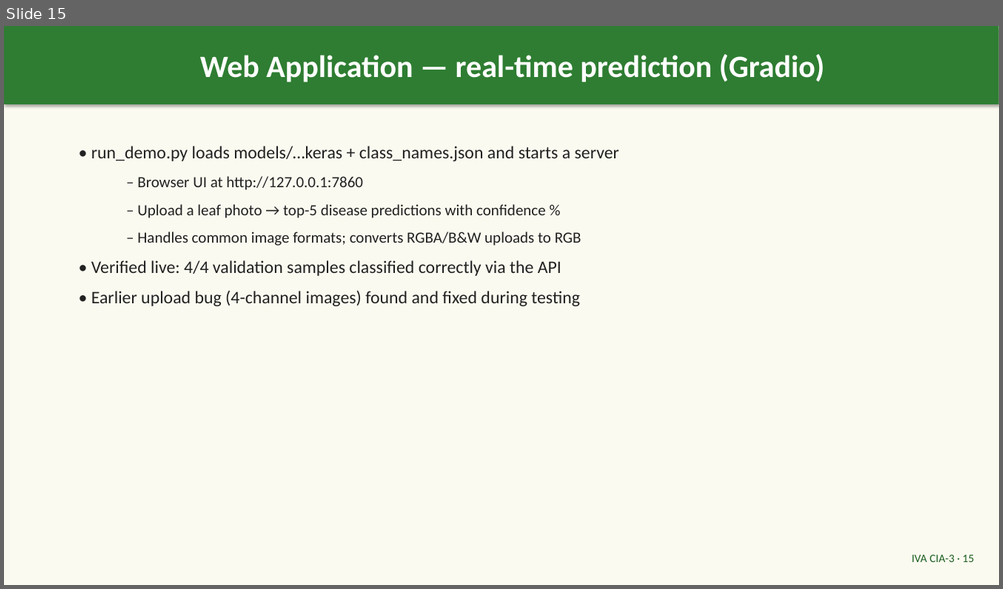
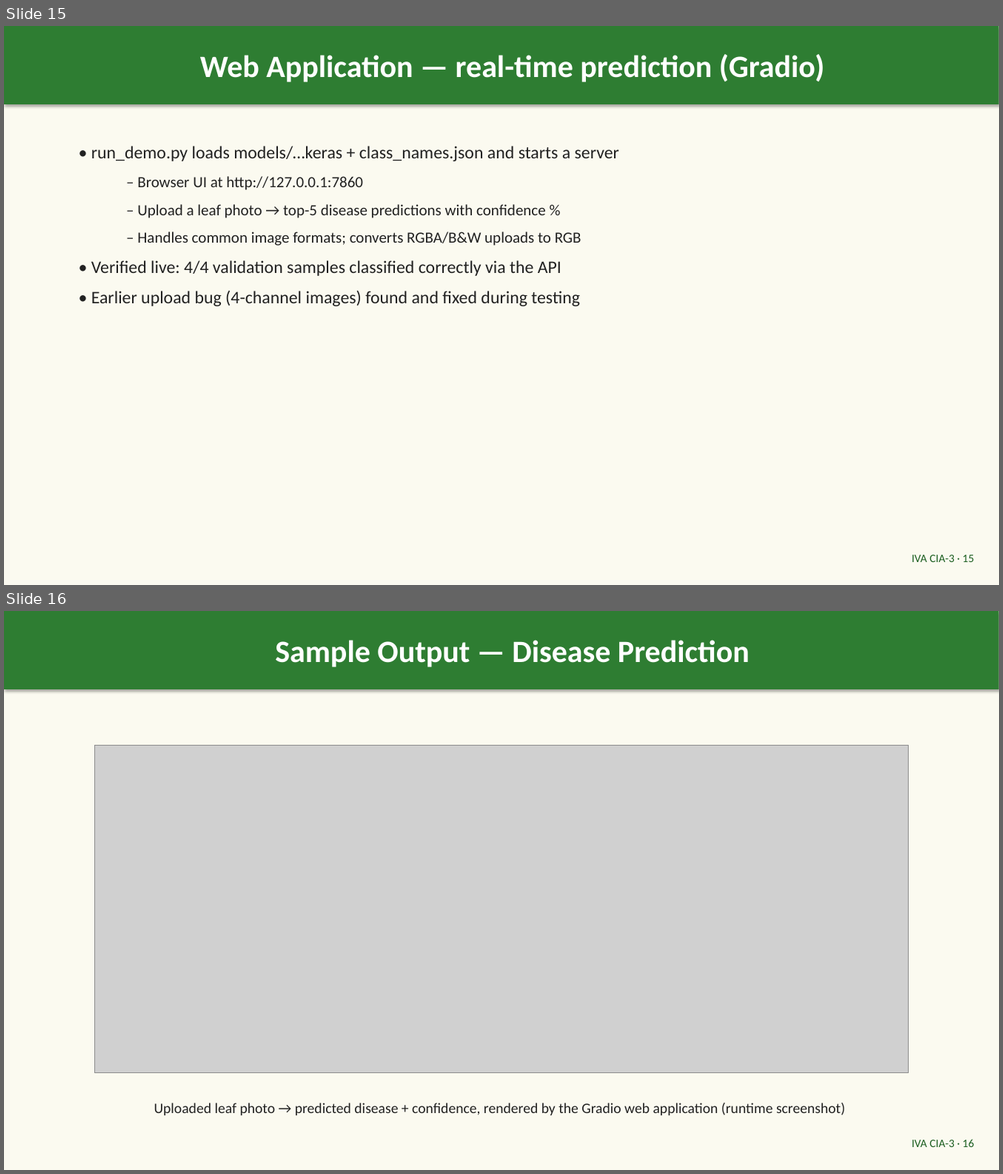
Before and after one commit to PG-Sravani/plant-leaf-disease-detection, a slide deck: Plant_Leaf_Disease_Detection_IVACIA3.pptx. Shown one above the other, each under a label of ours: slide 15 before the commit, slides 15 and 16 after it. The pictures are 1003x589 and 1003x1174 pixels, drawn with LibreOffice and Linux fonts; fonts in the diff are those of the drawing; grey boxes stand for pictures. Boxes give left, top, right and bottom in pixels: in the first picture for what was removed or moved away, otherwise in the second. Text is boxed around its words. In the diff, an @@ line names an element or a change of style, - is before the commit and + after.

Commit message:
Add dedicated sample-output slide with live demo screenshot (slide 16)

```diff
--- a/Plant_Leaf_Disease_Detection_IVACIA3.pptx
+++ b/Plant_Leaf_Disease_Detection_IVACIA3.pptx
@@ slide 16 added at box(4, 611, 999, 1170), background #FBFAF0 @@
@@ rectangle added at box(4, 611, 999, 689), fill #2E7D32, 30 pt, text #FFFFFF, bold @@
+Sample Output — Disease Prediction
@@ picture added at box(94, 745, 908, 1073) @@
@@ text added at box(154, 1103, 845, 1116), 14 pt, text #212121 @@
+Uploaded leaf photo → predicted disease + confidence, rendered by the Gradio web application (runtime screenshot)
@@ text added at box(911, 1139, 974, 1147), 11 pt, text #1B5E20 @@
+IVA CIA-3 · 16
```
Also in this commit, not shown: 4 slides changed, 2 other files.
